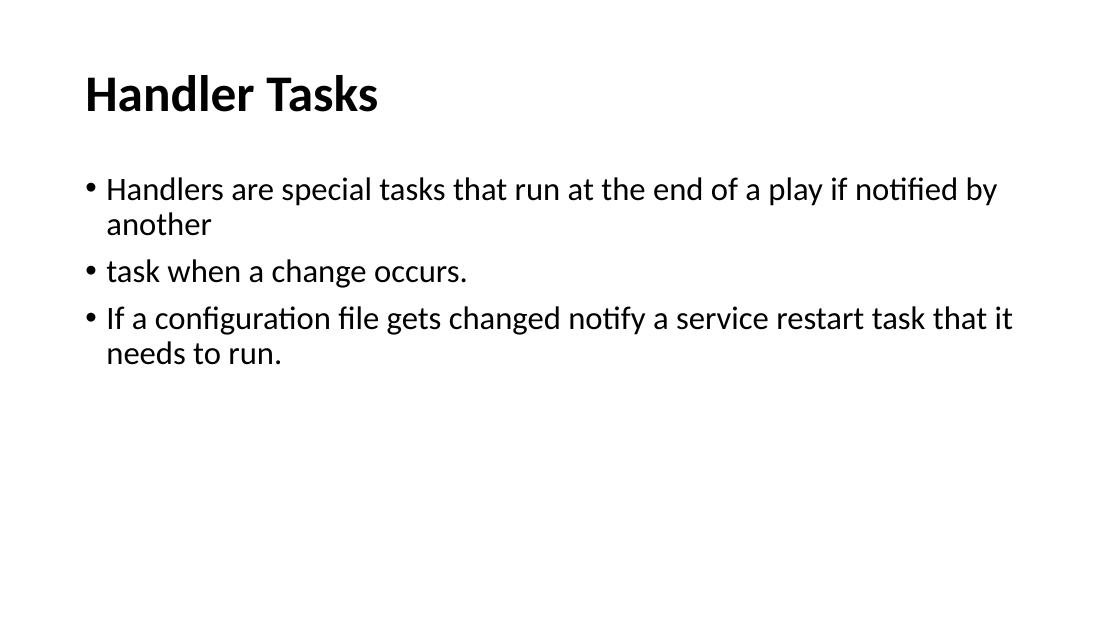
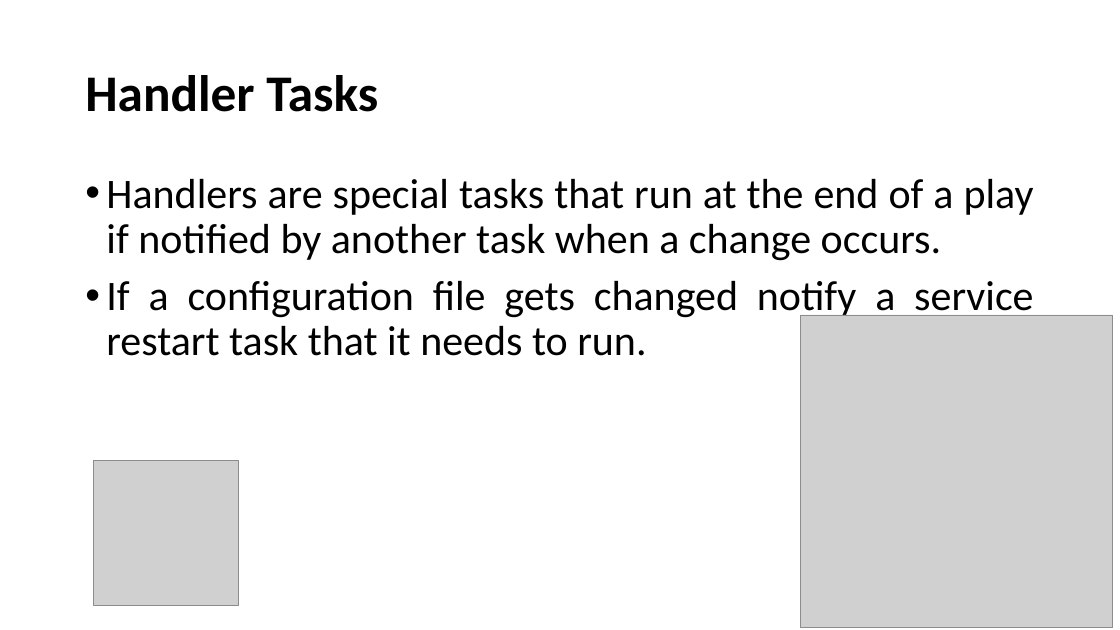
Before and after one commit to afnog/sse, a slide deck: slide 21 of ansible/Ansible_Presentation2019.pptx. Drawn at 1120x630 pixels with LibreOffice and Linux fonts; fonts in the diff are those of the drawing; grey boxes stand for pictures. Boxes give left, top, right and bottom in pixels: in the first picture for what was removed or moved away, otherwise in the second. Text is boxed around its words. In the diff, an @@ line names an element or a change of style, - is before the commit and + after.

```diff
--- a/ansible/Ansible_Presentation2019.pptx
+++ b/ansible/Ansible_Presentation2019.pptx
@@ text at [106,179,1034,261]: text changed; size 28 to 36 pt @@
-• Handlers are special tasks that run at the end of a play if notified by another
-• task when a change occurs.
+• Handlers are special tasks that run at the end of a play if notified by another task when a change occurs.
@@ text at [106,281,1033,356]: size 28 to 36 pt in "If a configuration file gets changed notify ..." @@
@@ picture added at [800,315,1112,628] @@
@@ picture added at [94,461,239,607] @@
```
Also in this commit, not shown: 9 other slides changed, 1 other file.
